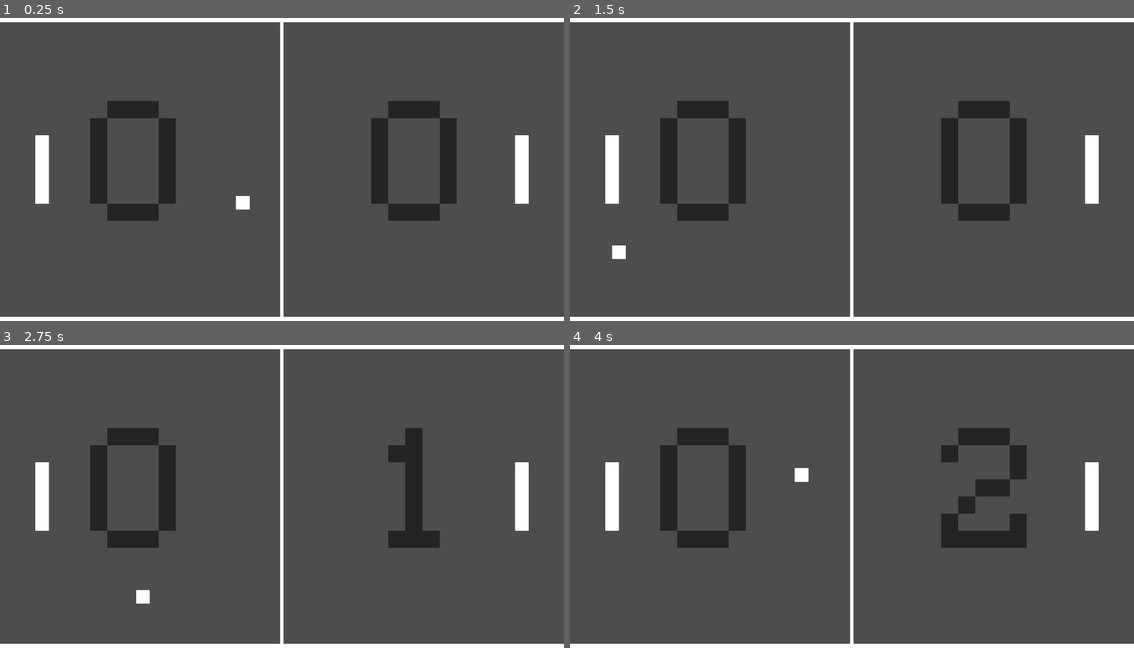
Above: before the commit, frames 1-4 (two rows, left to right).
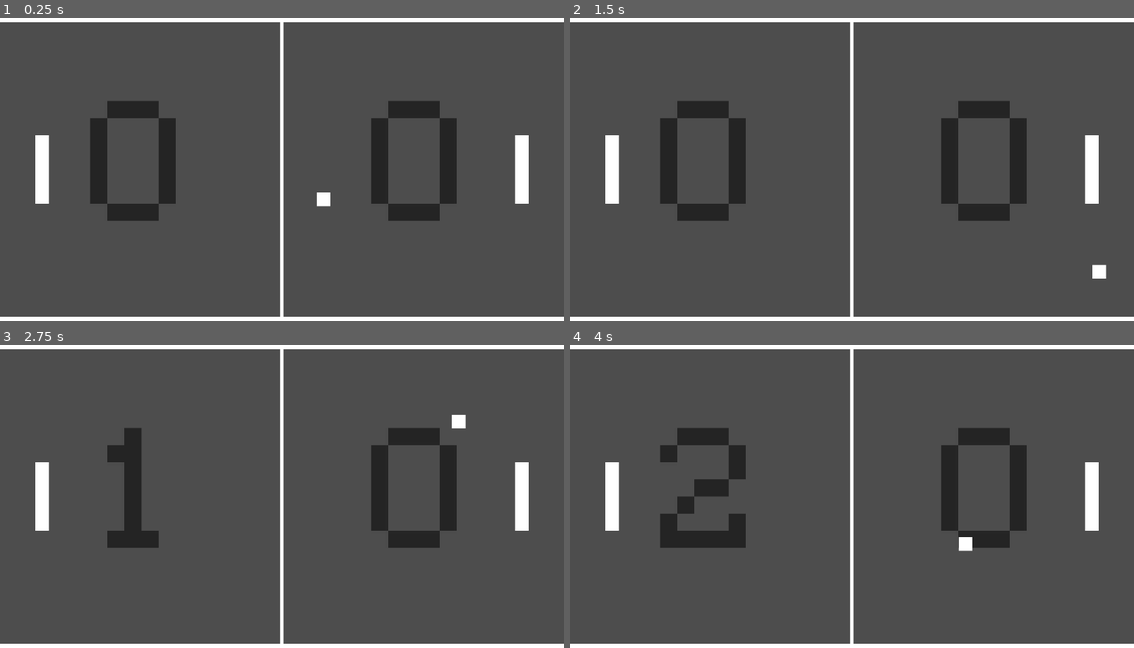
Above: after the commit, the same moments.

Repository: ChrisCee2/20gc1pong
Game: Godot game, scene res://root.tscn
The game is run twice, just before and just after one commit, with the same random seed, the same clock (stepped at 60 frames per second) and the same inputs.
Inputs:
- Up to frame 1 (0.25 s): no input
- Up to frame 2 (1.5 s): no input
- Up to frame 3 (2.75 s): no input
- Up to frame 4 (4 s): no input

The runs differ from the first frame. In frame 1, 0.2% of the frame differs, in the area x 41-59%, y 57-64%; in frame 2, 0.2%; in frame 3, 6.3%, in the area x 16-83%, y 23-86%; in frame 4, 3.6%.

Commit message:
GC201-10: Implement reset button

Diff:
--- a/game.gd
+++ b/game.gd
@@ -6,13 +6,16 @@
 @export var scores: Node
 
 var is_started = false
-var score: Dictionary = {"Player1": 0, "Player2": 0}
+var initial_score: Dictionary = {"Player1": 0, "Player2": 0}
+var score: Dictionary = initial_score.duplicate()
 
 func _ready() -> void:
-	is_started = true
-	update_scores()
+	reset()
 
 func update() -> void:
+	if Input.is_action_just_released("reset"):
+		reset()
+
 	var bound: int = arena.isOutOfBoundsX(ball.global_position, ball.getSize())
 	if bound == 0:
 		return
@@ -34,3 +37,9 @@
 			var label = child.get_child(0)
 			if label is Label:
 				label.text = str(score[control_name])
+
+func reset():
+	restart_round(randf() < 0.5)
+	is_started = true
+	score = initial_score.duplicate()
+	update_scores()
--- a/project.godot
+++ b/project.godot
@@ -25,6 +25,7 @@
 paddle_up_2={
 "deadzone": 0.2,
 "events": [Object(InputEventKey,"resource_local_to_scene":false,"resource_name":"","device":-1,"window_id":0,"alt_press …(192 unchanged characters)…
+, Object(InputEventKey,"resource_local_to_scene":false,"resource_name":"","device":0,"window_id":0,"alt_pressed":false,"shift_pressed":false,"ctrl_pressed":false,"meta_pressed":false,"pressed":false,"keycode":0,"physical_keycode":4194320,"key_label":0,"unicode":0,"location":0,"echo":false,"script":null)
 ]
 }
 paddle_down_1={
@@ -35,5 +36,11 @@
 paddle_down_2={
 "deadzone": 0.2,
 "events": [Object(InputEventKey,"resource_local_to_scene":false,"resource_name":"","device":-1,"window_id":0,"alt_press …(192 unchanged characters)…
+, Object(InputEventKey,"resource_local_to_scene":false,"resource_name":"","device":-1,"window_id":0,"alt_pressed":false,"shift_pressed":false,"ctrl_pressed":false,"meta_pressed":false,"pressed":false,"keycode":0,"physical_keycode":4194322,"key_label":0,"unicode":0,"location":0,"echo":false,"script":null)
 ]
 }
+reset={
+"deadzone": 0.2,
+"events": [Object(InputEventKey,"resource_local_to_scene":false,"resource_name":"","device":-1,"window_id":0,"alt_pressed":false,"shift_pressed":false,"ctrl_pressed":false,"meta_pressed":false,"pressed":false,"keycode":0,"physical_keycode":82,"key_label":0,"unicode":114,"location":0,"echo":false,"script":null)
+]
+}
